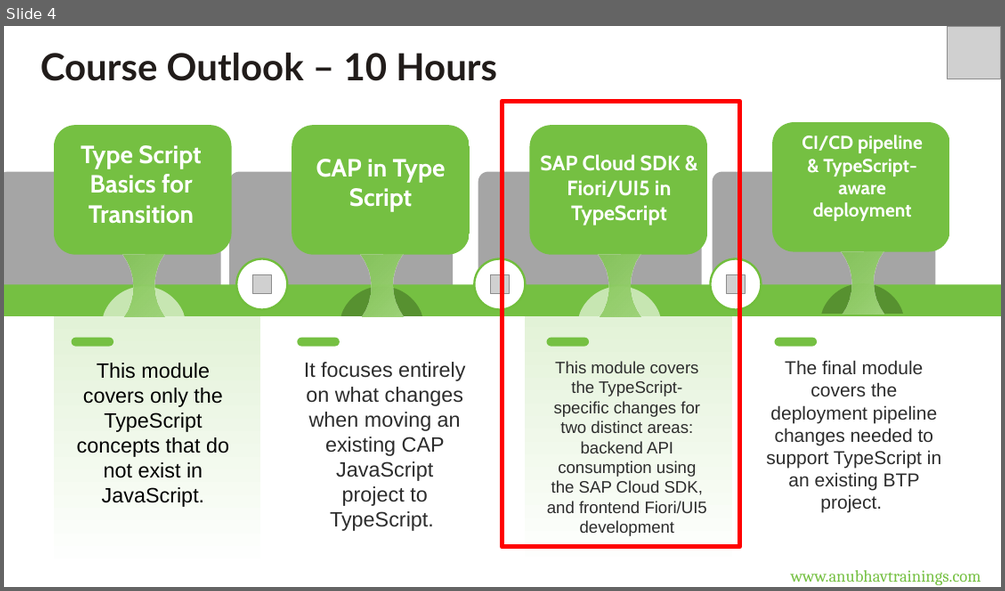
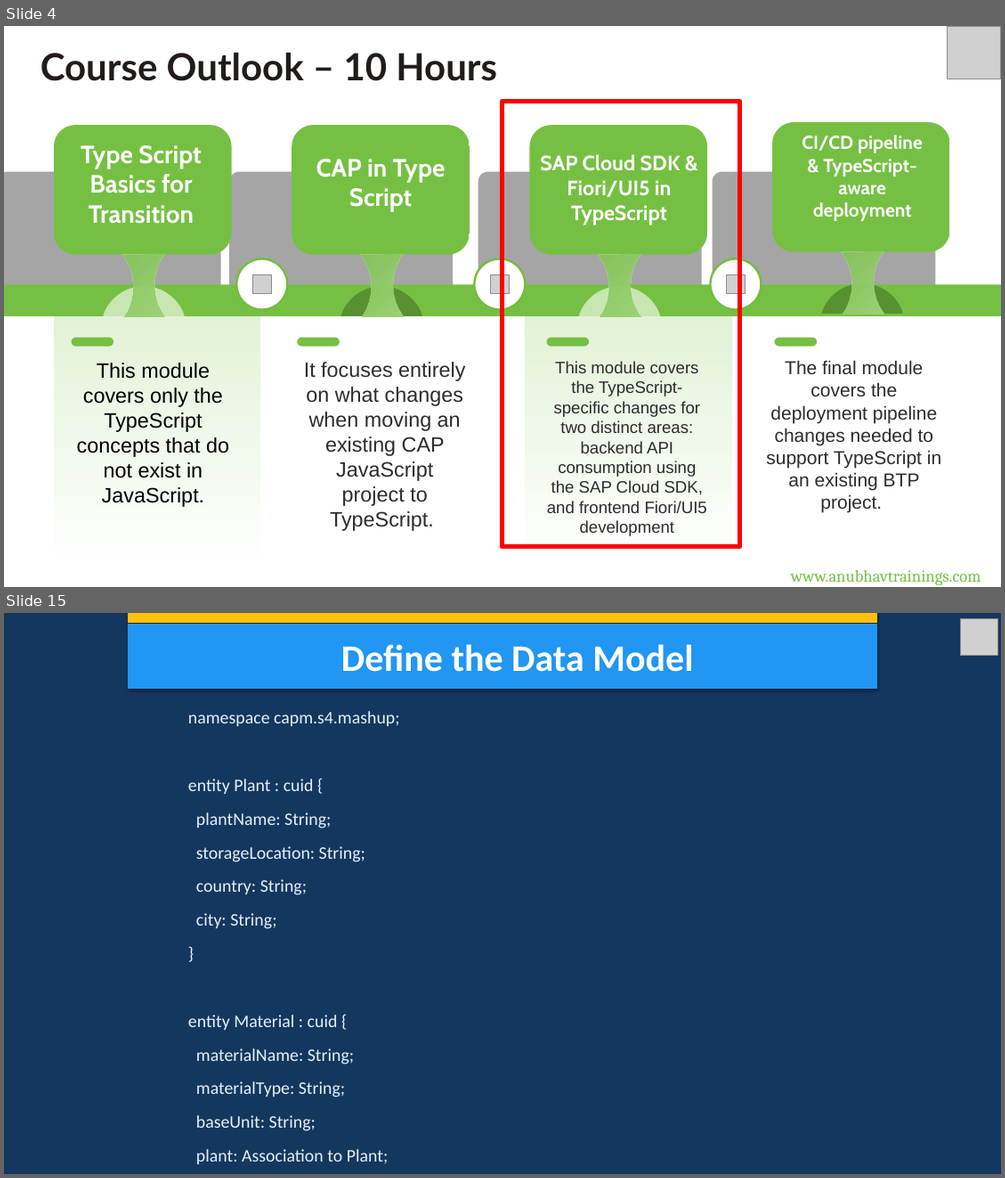
Before and after one commit to soyuztechnologies/typescript_training_capm, a slide deck: Day 3/DAY-3.pptx. Shown one above the other, each under a label of ours: slide 4 before the commit, slides 4 and 15 after it; the slides between them are not shown. The pictures are 1005x591 and 1005x1178 pixels, drawn with LibreOffice and Linux fonts; fonts in the diff are those of the drawing; grey boxes stand for pictures. Boxes give left, top, right and bottom in pixels: in the first picture for what was removed or moved away, otherwise in the second. Text is boxed around its words. In the diff, an @@ line names an element or a change of style, - is before the commit and + after.

```diff
--- a/Day 3/DAY-3.pptx
+++ b/Day 3/DAY-3.pptx
@@ slide 15 added at box(4, 613, 1001, 1174), background #14375F @@
@@ rectangle added at box(128, 613, 876, 622), fill #FFC107, outline #FFC107 0.75 pt @@
@@ rectangle added at box(128, 625, 876, 688), fill #2196F3, outline #2196F3 0.75 pt, 36 pt, text #FFFFFF, bold @@
+Define the Data Model
@@ picture added at box(960, 619, 997, 656) @@
@@ text added at box(188, 711, 400, 1164), 17 pt, text #E6F0FA @@
+namespace capm.s4.mashup;
+entity Plant : cuid {
+plantName: String;
+storageLocation: String;
+country: String;
+city: String;
+}
+entity Material : cuid {
+materialName: String;
+materialType: String;
+baseUnit: String;
+plant: Association to Plant;
+}
```
Also in this commit, not shown: 1 slide changed, 71 other slides added, 4 slides removed, 2 other files.
